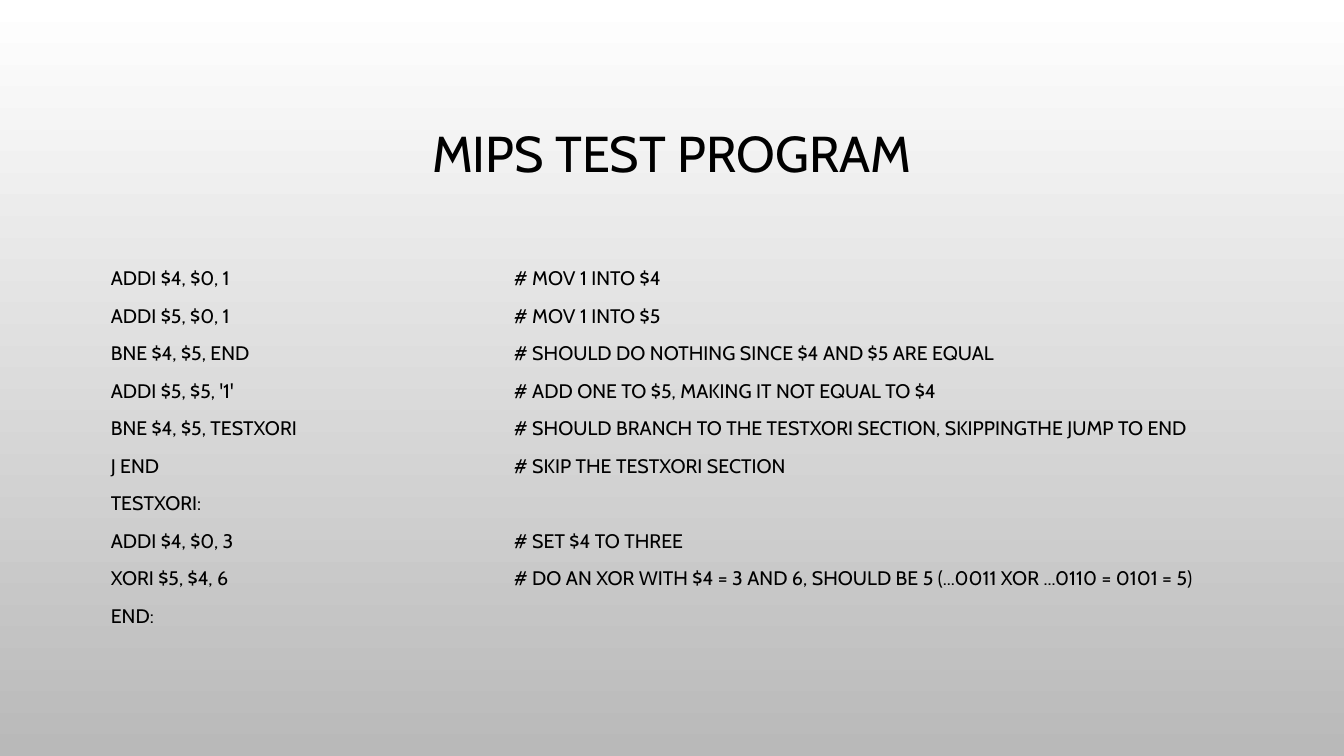
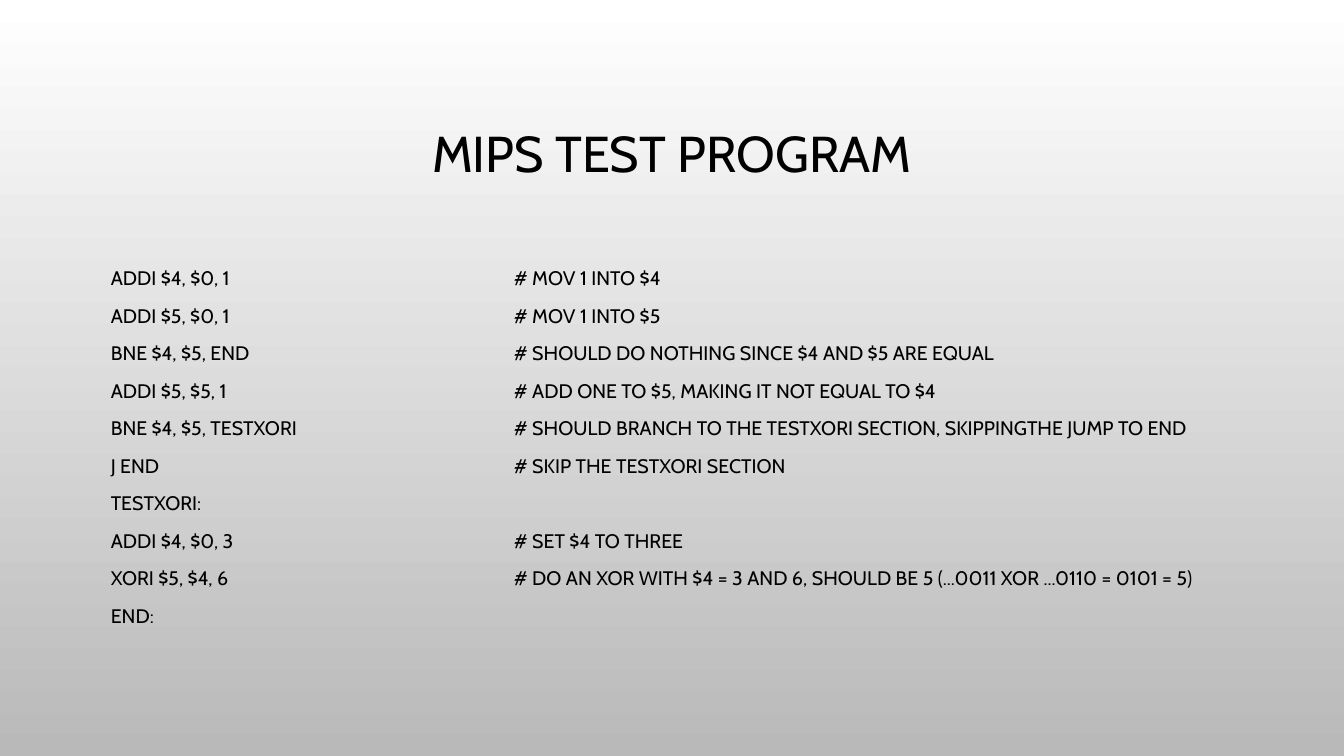
Before and after one commit to judebattista/CS401_Lab03, a slide deck: slide 3 of MIPS 3_Pres.pptx. Drawn at 1344x756 pixels with LibreOffice and Linux fonts; fonts in the diff are those of the drawing; background and template pictures are left out. Boxes give left, top, right and bottom in pixels: in the first picture for what was removed or moved away, otherwise in the second. Text is boxed around its words. In the diff, an @@ line names an element or a change of style, - is before the commit and + after.

Commit message:
Finish PPT

```diff
--- a/MIPS 3_Pres.pptx
+++ b/MIPS 3_Pres.pptx
@@ text at (111, 383, 936, 400): text changed @@
-ADDI $5, $5, '1' # ADD ONE TO $5, MAKING IT NOT EQUAL TO $4
+ADDI $5, $5, 1 # ADD ONE TO $5, MAKING IT NOT EQUAL TO $4
```
Also in this commit, not shown: 2 other slides changed.
